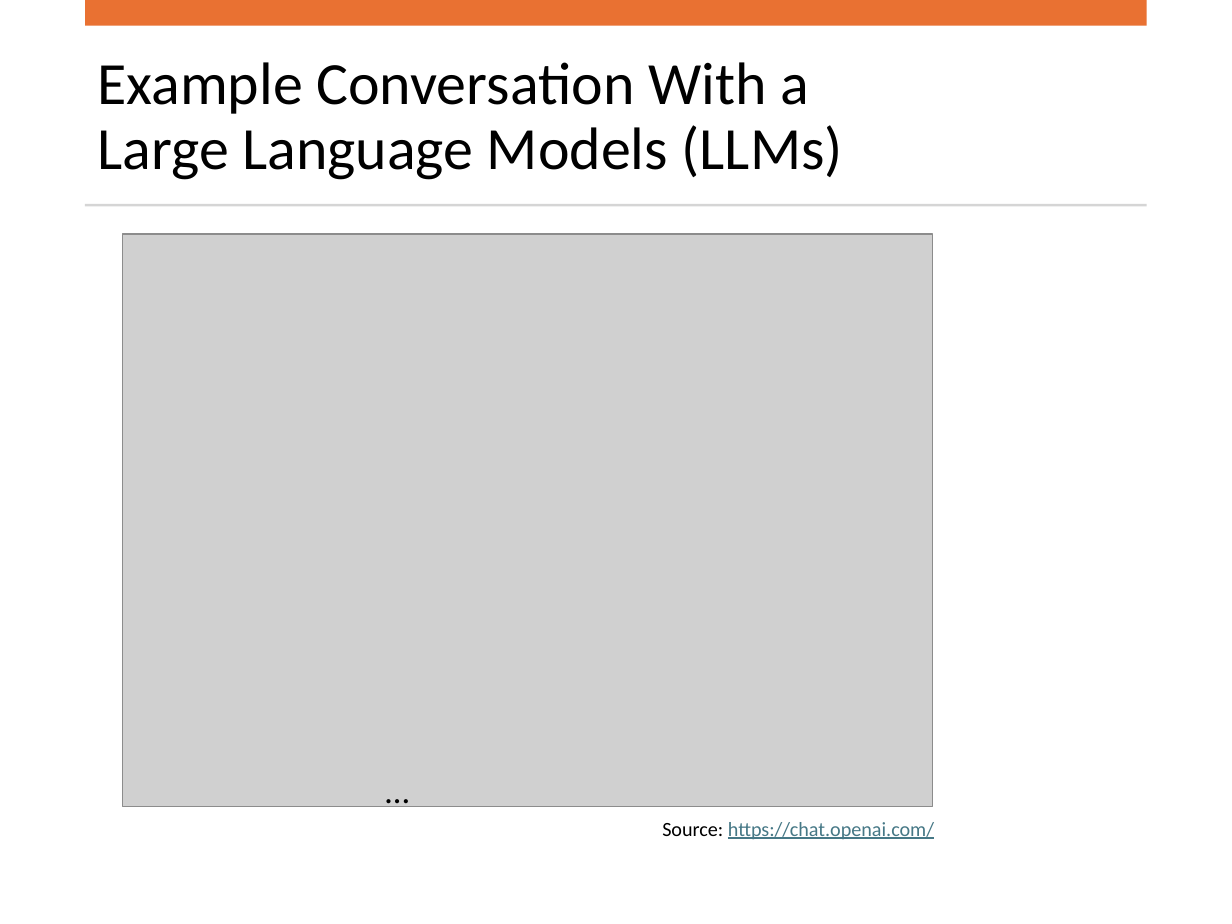
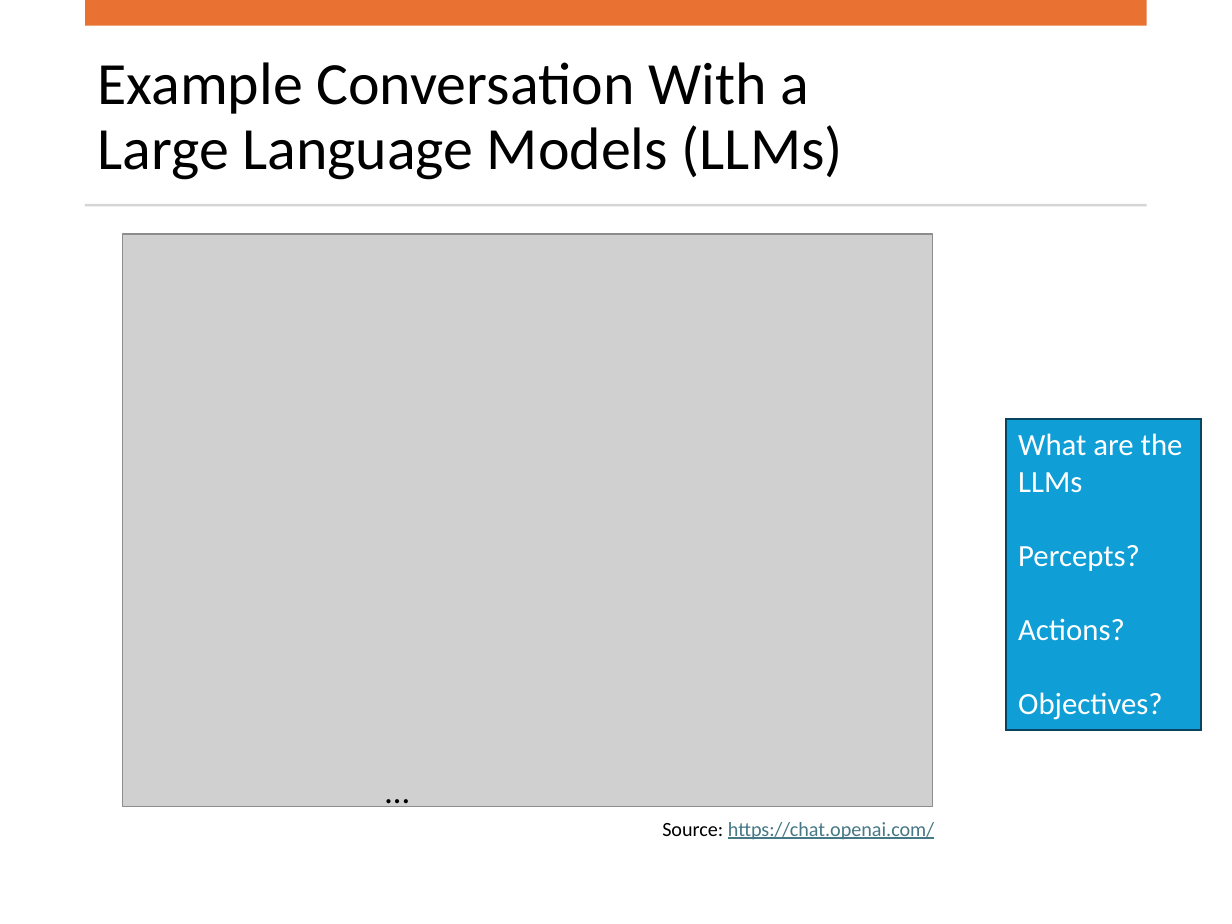
Before and after one commit to mhahsler/CS7320-AI, a slide deck: slide 7 of slides/01_intro_discussion.pptx. Drawn at 1232x924 pixels with LibreOffice and Linux fonts; fonts in the diff are those of the drawing; grey boxes stand for pictures. Boxes give left, top, right and bottom in pixels: in the first picture for what was removed or moved away, otherwise in the second. Text is boxed around its words. In the diff, an @@ line names an element or a change of style, - is before the commit and + after.

```diff
--- a/slides/01_intro_discussion.pptx
+++ b/slides/01_intro_discussion.pptx
@@ rectangle added at box(1007, 419, 1201, 729), fill #0F9ED5, outline #07455D 1 pt, 18 pt, text #FFFFFF @@
+What are the LLMs
+Percepts?
+Actions?
+Objectives?
```
Also in this commit, not shown: 2 other slides changed, 1 other file.
